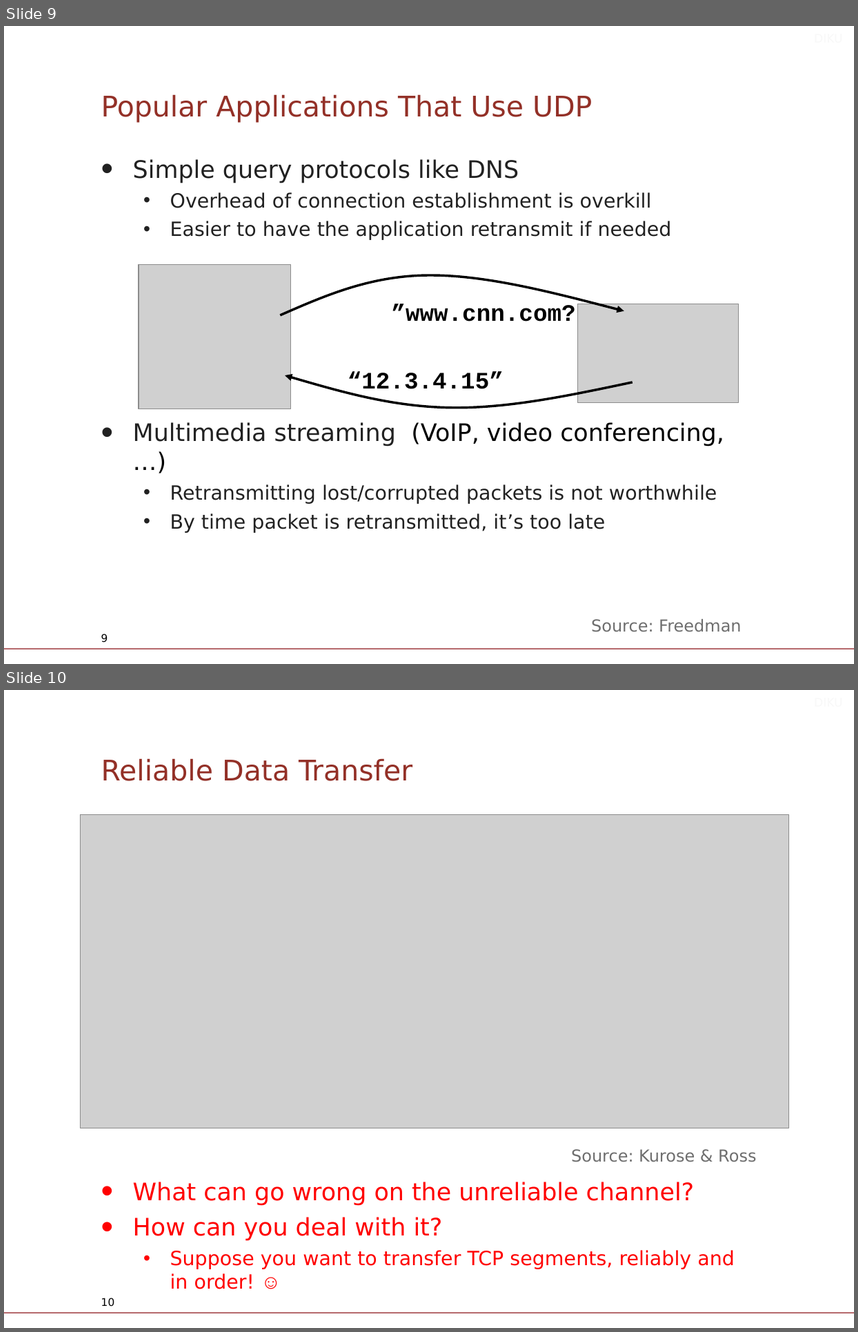
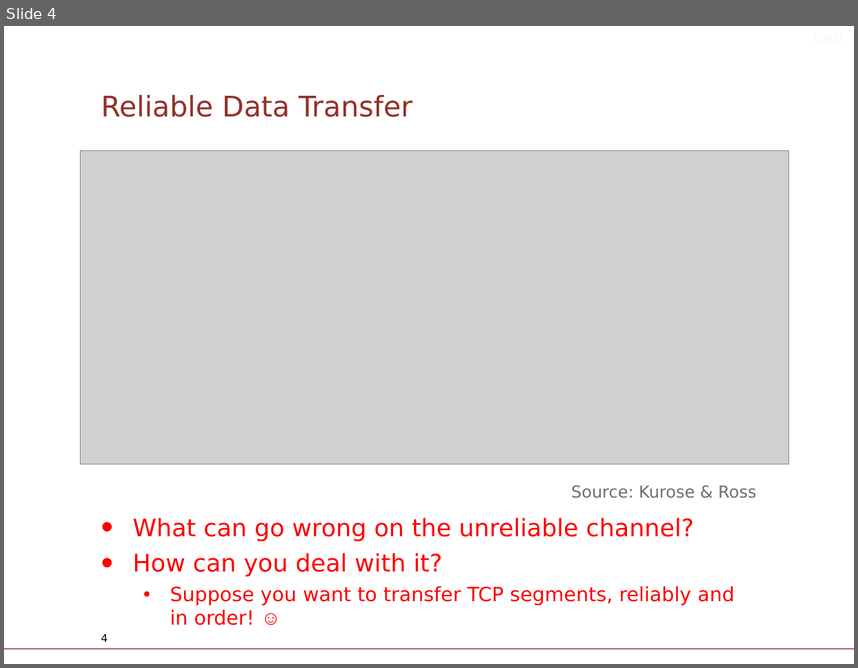
Before and after one commit to Legenden84/compSys-e2022-pub_fork, a slide deck: lectures/221109_tcp_and_reliable_communication/slides.odp. Shown one above the other, each under a label of ours: slides 9 and 10 before the commit, slide 4 after it. The pictures are 858x1332 and 858x668 pixels, drawn with LibreOffice and Linux fonts; fonts in the diff are those of the drawing; grey boxes stand for pictures; background and template pictures are left out. Boxes give left, top, right and bottom in pixels: in the first picture for what was removed or moved away, otherwise in the second. Text is boxed around its words. In the diff, an @@ line names an element or a change of style, - is before the commit and + after.

```diff
--- a/lectures/221109_tcp_and_reliable_communication/slides.odp
+++ b/lectures/221109_tcp_and_reliable_communication/slides.odp
@@ slide 9 removed at [4, 26, 854, 664], background #FFFFFF; not listed: 1 template element that a slide beside it also shows @@
@@ text removed at [270, 26, 851, 51] @@
-DIKU
@@ title removed at [101, 94, 592, 123] @@
-Popular Applications That Use UDP
@@ text removed at [133, 159, 724, 532] @@
-• Simple query protocols like DNS
-  • Overhead of connection establishment is overkill
-  • Easier to have the application retransmit if needed
-• Multimedia streaming (VoIP, video conferencing, …)
-  • Retransmitting lost/corrupted packets is not worthwhile
-  • By time packet is retransmitted, it’s too late
@@ picture removed at [139, 265, 290, 410] @@
@@ freeform shape removed at [281, 274, 624, 314] @@
@@ text removed at [391, 303, 590, 328] @@
-”www.cnn.com?”
@@ picture removed at [578, 304, 738, 403] @@
@@ freeform shape removed at [285, 375, 631, 408] @@
@@ text removed at [348, 371, 504, 395] @@
-“12.3.4.15”
@@ text removed at [591, 619, 741, 632] @@
-Source: Freedman
@@ page number removed at [101, 633, 108, 642] @@
-9
@@ what was slide 10 is now slide 4 @@
@@ page number at [101, 633, 108, 641]: text changed @@
-10
+4
```
Also in this commit, not shown: 9 slides changed, 5 other slides removed, 1 other file.
